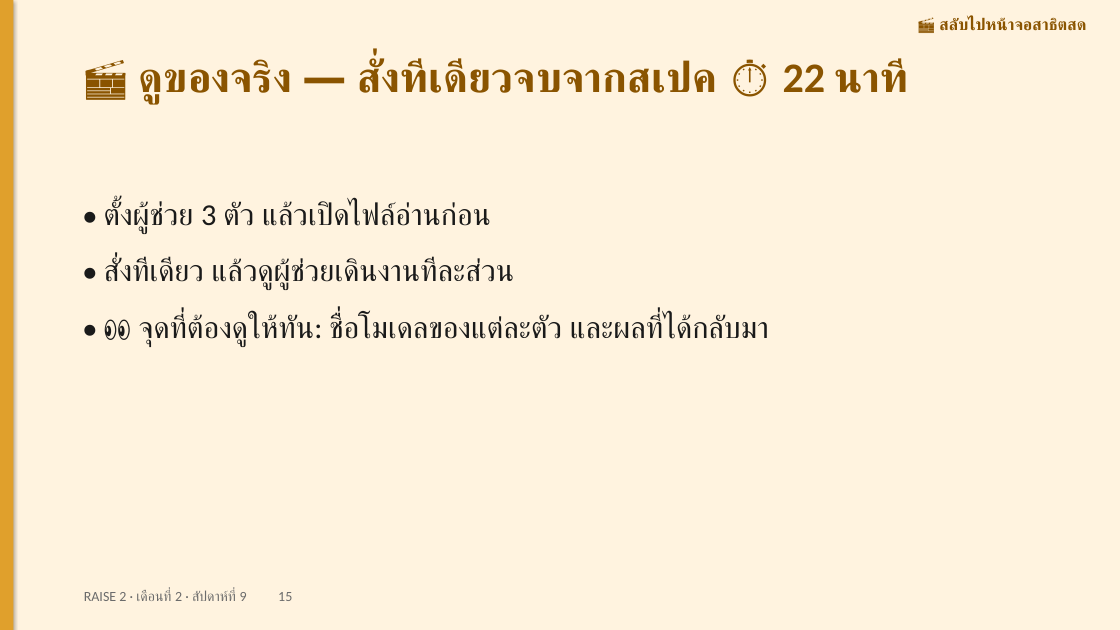
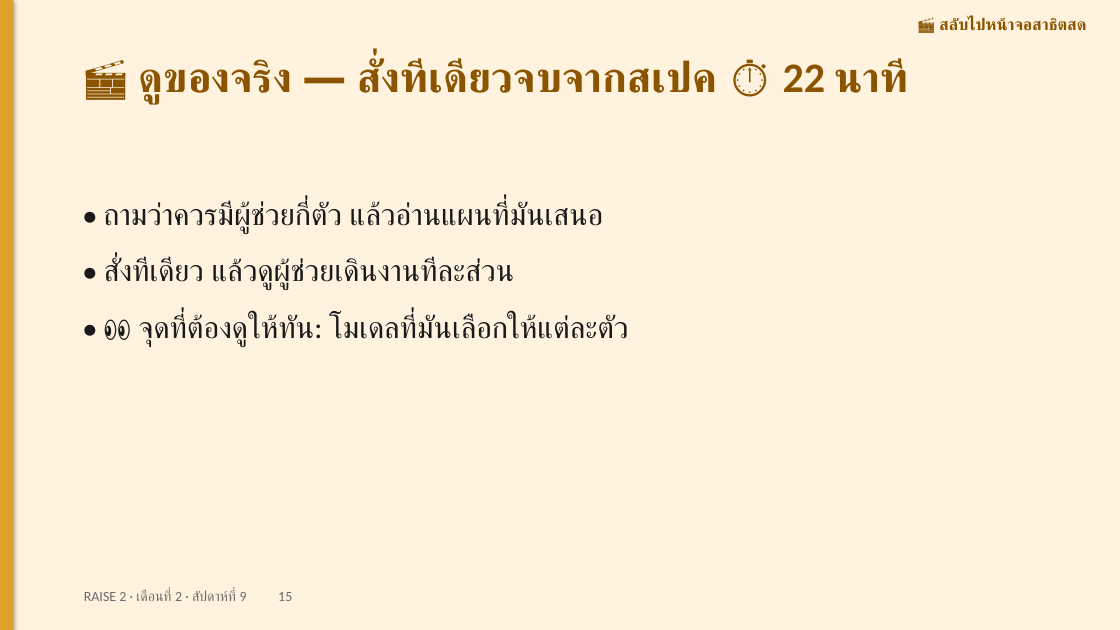
Before and after one commit to cnacha-mfu/raise2-module2, a slide deck: slide 15 of materials/week9/w9-slides.pptx. Drawn at 1120x630 pixels with LibreOffice and Linux fonts; fonts in the diff are those of the drawing. Boxes give left, top, right and bottom in pixels: in the first picture for what was removed or moved away, otherwise in the second. Text is boxed around its words. In the diff, an @@ line names an element or a change of style, - is before the commit and + after.

```diff
--- a/materials/week9/w9-slides.pptx
+++ b/materials/week9/w9-slides.pptx
@@ text at (104, 201, 603, 233): text changed @@
-• ตั้งผู้ช่วย 3 ตัว แล้วเปิดไฟล์อ่านก่อน
+• ถามว่าควรมีผู้ช่วยกี่ตัว แล้วอ่านแผนที่มันเสนอ
@@ text at (139, 314, 628, 346): text changed @@
-• 👀 จุดที่ต้องดูให้ทัน: ชื่อโมเดลของแต่ละตัว และผลที่ได้กลับมา
+• 👀 จุดที่ต้องดูให้ทัน: โมเดลที่มันเลือกให้แต่ละตัว
```
Also in this commit, not shown: 2 other slides changed, 1 slide added, 1 slide removed, 5 other files.
